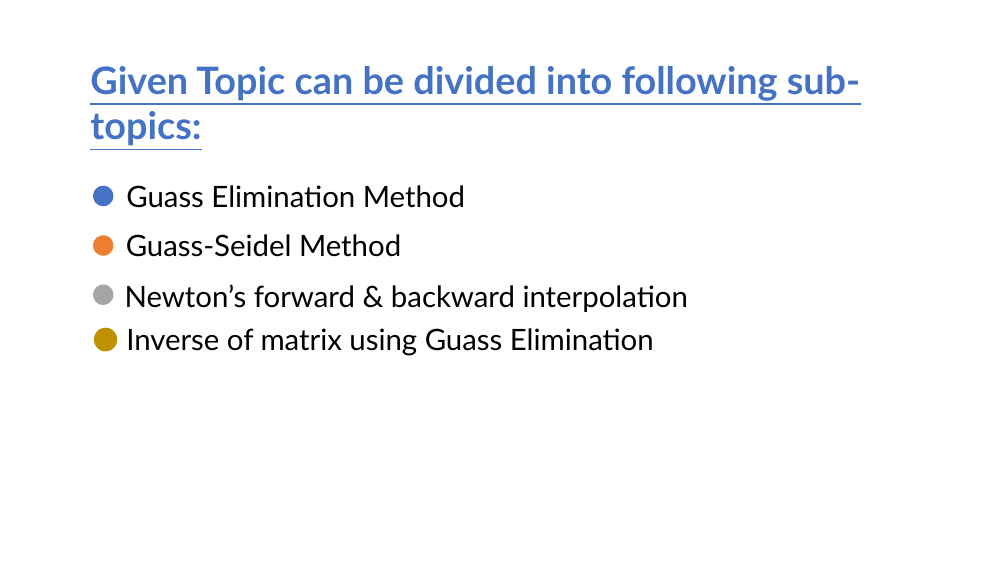
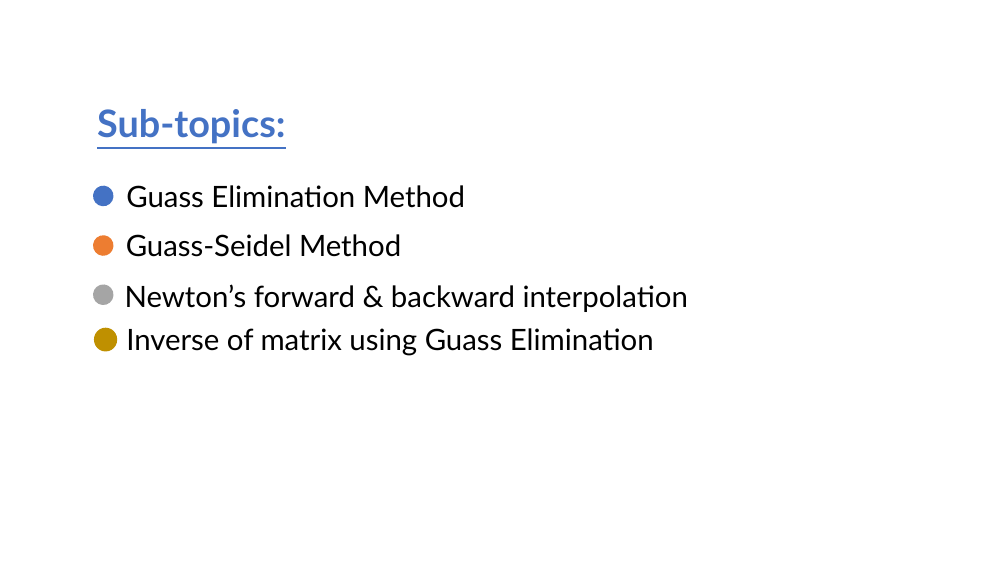
Before and after one commit to MaviyaQureshi/MPR, a slide deck: slide 2 of Presentation.pptx. Drawn at 1008x567 pixels with LibreOffice and Linux fonts; fonts in the diff are those of the drawing. Boxes give left, top, right and bottom in pixels: in the first picture for what was removed or moved away, otherwise in the second. Text is boxed around its words. In the diff, an @@ line names an element or a change of style, - is before the commit and + after.

```diff
--- a/Presentation.pptx
+++ b/Presentation.pptx
@@ text at (x1=97, y1=109, x2=285, y2=144): text changed @@
-Given Topic can be divided into following sub-topics:
+Sub-topics:
```
Also in this commit, not shown: 3 other slides changed, 4 slides added, 7 other files.
